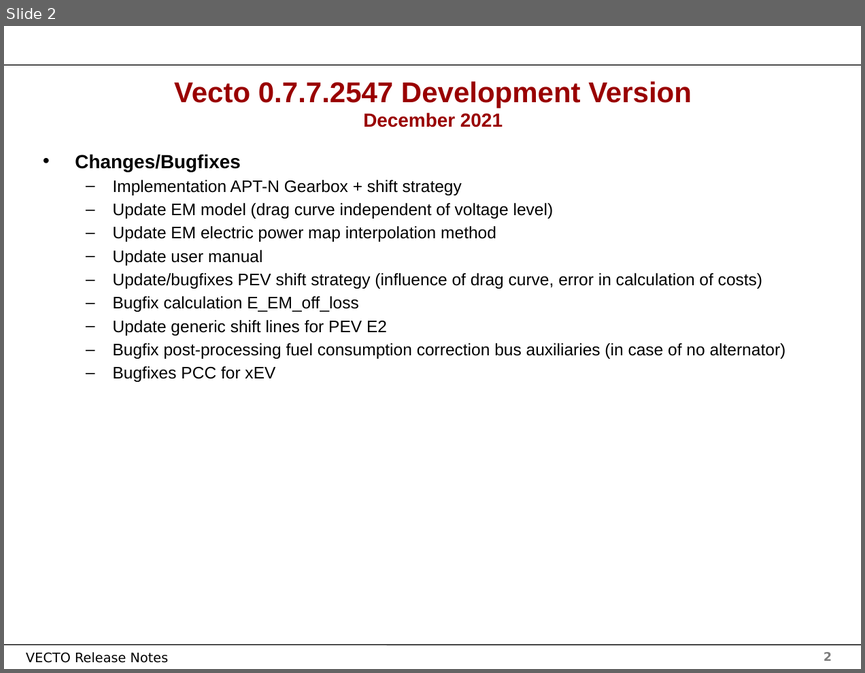
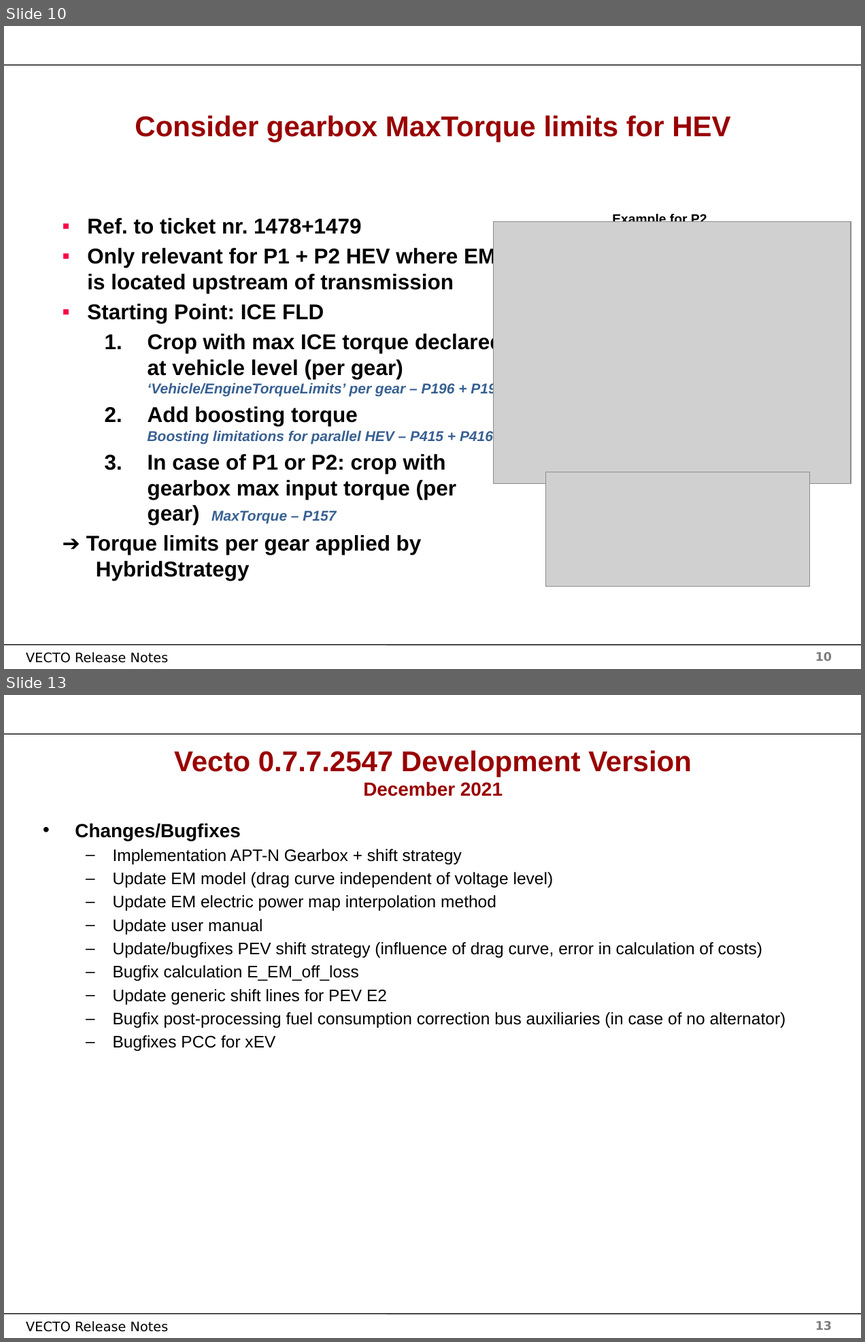
Before and after one commit to tanawadeatharva/BharatVECTO, a slide deck: Documentation/User Manual Source/Release Notes Vecto3.x.pptx. Shown one above the other, each under a label of ours: slide 2 before the commit, slides 10 and 13 after it; the slides between them are not shown. The pictures are 865x673 and 865x1342 pixels, drawn with LibreOffice and Linux fonts; fonts in the diff are those of the drawing; grey boxes stand for pictures; background and template pictures are left out. Boxes give left, top, right and bottom in pixels: in the first picture for what was removed or moved away, otherwise in the second. Text is boxed around its words. In the diff, an @@ line names an element or a change of style, - is before the commit and + after.

```diff
--- a/Documentation/User Manual Source/Release Notes Vecto3.x.pptx
+++ b/Documentation/User Manual Source/Release Notes Vecto3.x.pptx
@@ slide 10 added at box(4, 26, 861, 669), background #FFFFFF; not listed: 4 template elements that a slide beside it also shows @@
@@ title added at box(135, 115, 730, 142), 24 pt, text #990000, bold @@
+Consider gearbox MaxTorque limits for HEV
@@ text added at box(87, 218, 504, 524), 18 pt, text #000000, bold @@
+▪ Ref. to ticket nr. 1478+1479
+▪ Only relevant for P1 + P2 HEV where EM is located upstream of transmission
+▪ Starting Point: ICE FLD
+  1. Crop with max ICE torque declared at vehicle level (per gear)
+     ‘Vehicle/EngineTorqueLimits’ per gear – P196 + P197
+  2. Add boosting torque
+     Boosting limitations for parallel HEV – P415 + P416
+  3. In case of P1 or P2: crop with gearbox max input torque (per gear) MaxTorque – P157
+➔ Torque limits per gear applied by HybridStrategy
@@ picture added at box(493, 221, 851, 483) @@
@@ text added at box(612, 213, 707, 222), 11 pt, text #000000, bold @@
+Example for P2
@@ picture added at box(545, 471, 809, 586) @@
@@ what was slide 2 is now slide 13 @@
@@ page number at box(815, 1321, 832, 1329): text changed @@
-2
+13
```
Also in this commit, not shown: 1 slide changed, 10 other slides added.
